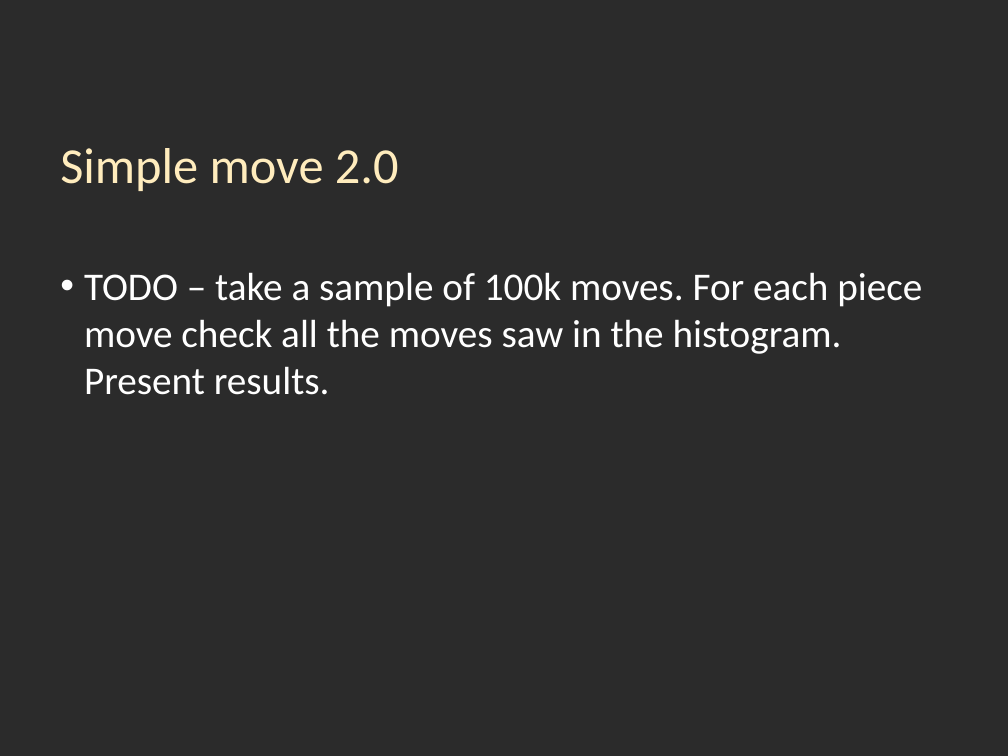
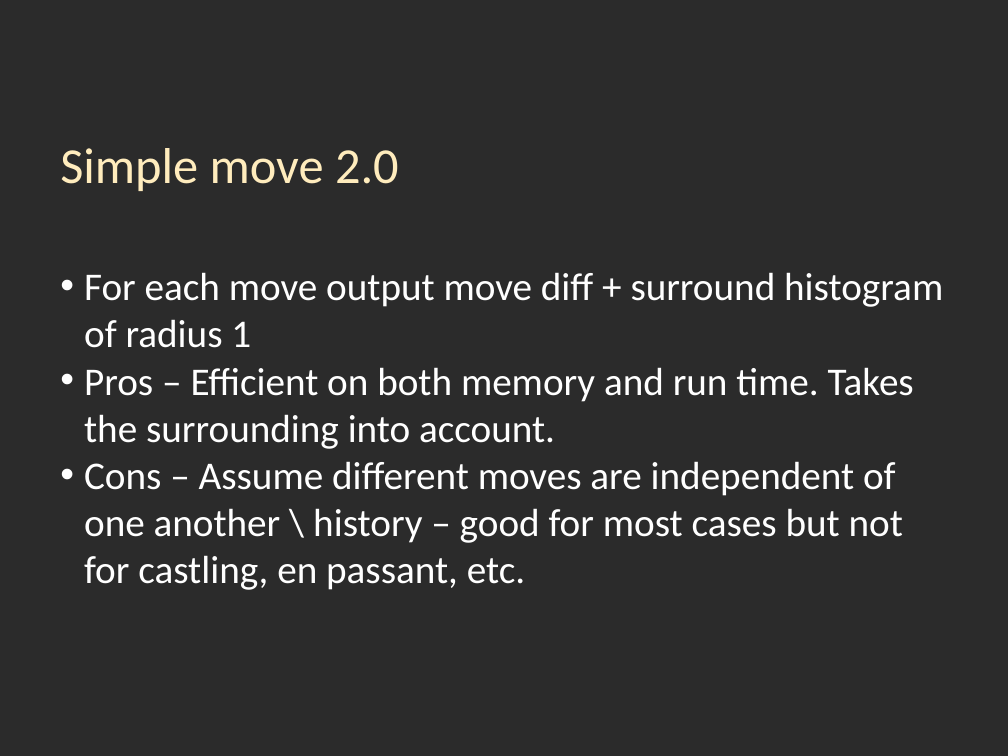
Before and after one commit to nivm/learningchess, a slide deck: slide 13 of presentation/chess_presentation.pptx (slide 8 before the commit). Drawn at 1008x756 pixels with LibreOffice and Linux fonts; fonts in the diff are those of the drawing; background and template pictures are left out; a plain dark background stands for a picture behind light text. Boxes give left, top, right and bottom in pixels: in the first picture for what was removed or moved away, otherwise in the second. Text is boxed around its words. In the diff, an @@ line names an element or a change of style, - is before the commit and + after.

```diff
--- a/presentation/chess_presentation.pptx
+++ b/presentation/chess_presentation.pptx
@@ text at (x1=84, y1=272, x2=943, y2=590): text changed @@
-• TODO – take a sample of 100k moves. For each piece move check all the moves saw in the histogram. Present results.
+• For each move output move diff + surround histogram of radius 1
+• Pros – Efficient on both memory and run time. Takes the surrounding into account.
+• Cons – Assume different moves are independent of one another \ history – good for most cases but not for castling, en passant, etc.
```
Also in this commit, not shown: 3 other slides changed, 11 slides added.
